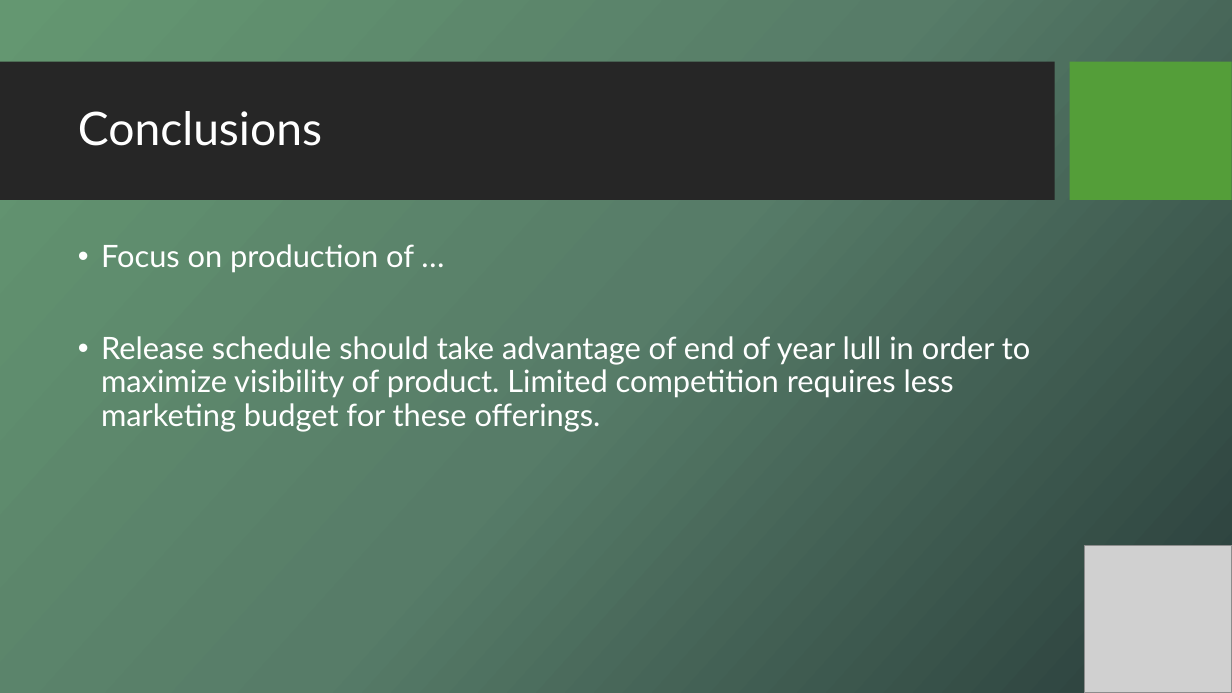
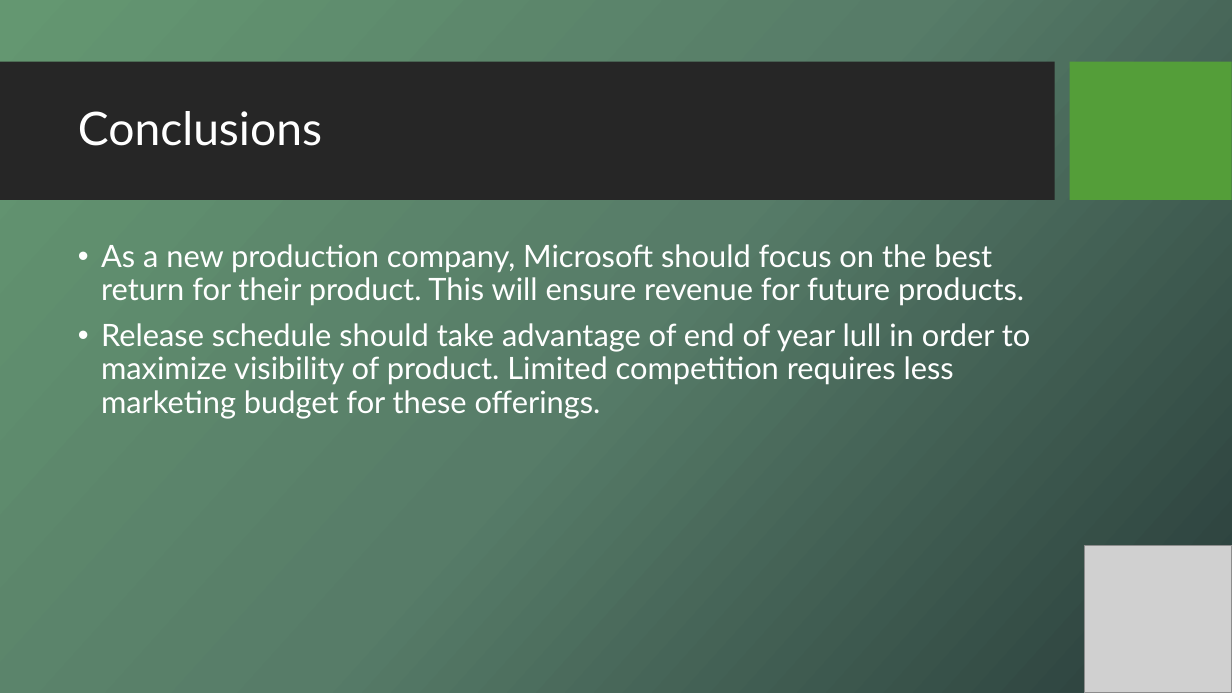
Before and after one commit to houleyemballo/AnalysisMovieData, a slide deck: slide 11 of Movie Production Recommendations for Microsoft Studios.pptx. Drawn at 1232x693 pixels with LibreOffice and Linux fonts; fonts in the diff are those of the drawing; grey boxes stand for pictures; background and template pictures are left out. Boxes give left, top, right and bottom in pixels: in the first picture for what was removed or moved away, otherwise in the second. Text is boxed around its words. In the diff, an @@ line names an element or a change of style, - is before the commit and + after.

```diff
--- a/Movie Production Recommendations for Microsoft Studios.pptx
+++ b/Movie Production Recommendations for Microsoft Studios.pptx
@@ text at bbox=[101, 244, 1024, 306]: text changed @@
-• Focus on production of …
+• As a new production company, Microsoft should focus on the best return for their product. This will ensure revenue for future products.
```
